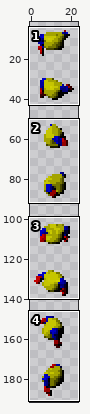
Two versions of one sprite sheet, graphics/chars/bodies/base/upper_idle_handgun_24x24.png. Above, an overview of the earlier version with the close-up marked.
Close-up. As it was:
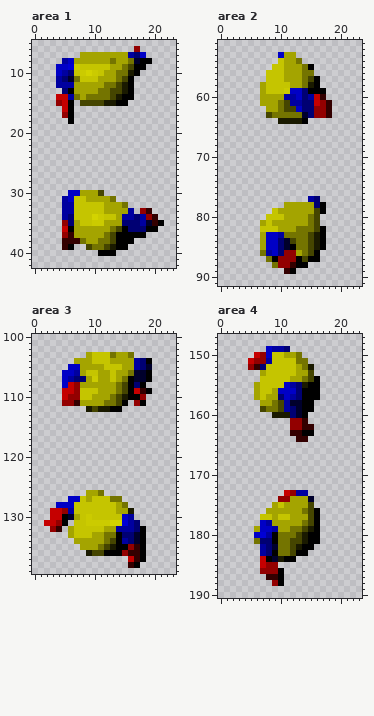
The file is 24x192 pixels. Colours within 5 levels of each other are drawn and written as one. Shown: area 1: x 0..23, y 5..42; area 2: x 0..23, y 51..91; area 3: x 0..23, y 100..139; area 4: x 0..23, y 147..190. The wide view leaves out empty margins.
After the commit:
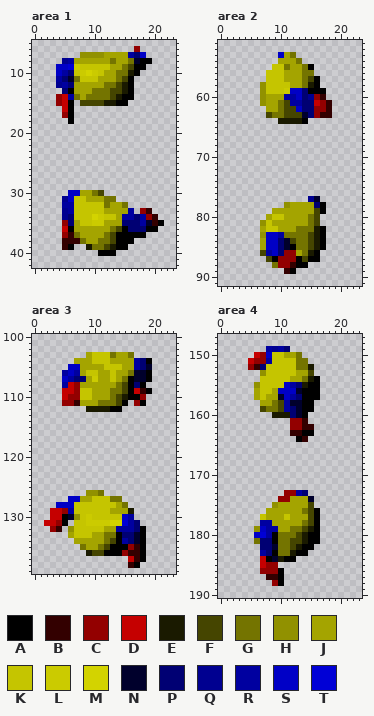
Palette (. is transparent): A #000000  B #330000  C #930000  D #c50000  E #1a1a00  F #454500  G #747400  H #919100  J #a4a400  K #c5c500  L #cbcb00  M #d3d300  N #00002c  P #000073  Q #000090  R #0000a0  S #0000c6  T #0000d6
What changed:
Changed rows in their new state; - is an unchanged pixel.
Area 1:
first column x 5:
 7 ---HHHH
 8 QR-----
first column x 4:
12 Q-P----
13 ------G
14 C------
first column x 5:
30 -----G--
31 Q------G
32 -------G
33 Q-------
34 Q-------
37 --G-----
39 ----E---
Area 2:
first column x 7:
53 -----G-----
54 ---J-------
55 ----G------
58 H----------
59 H----------
60 H-------QC-
61 H----------
63 ----FFF---B
first column x 7:
77 --------QN
78 ----H-----
79 --J-------
80 -J--------
81 H---------
82 J--------E
83 H---------
86 F-------E-
87 -F--------
Area 3:
first column x 5:
106 R--------
108 R--------
109 -----J--G
111 ------G--
112 -----E---
first column x 6:
126 ---HH---
127 --J-----
129 -------J
130 -H------
132 H-------
135 --G----A
Area 4:
first column x 6:
149 --RQ------
152 -------G--
153 -H--------
154 ---------E
155 H---------
156 -------N--
157 ----N-----
first column x 13:
164 A
first column x 6:
173 -----C--P
175 ---HJ----
177 --J-J----
178 -R-------
179 H-R------
182 -P-------
183 ------E--
